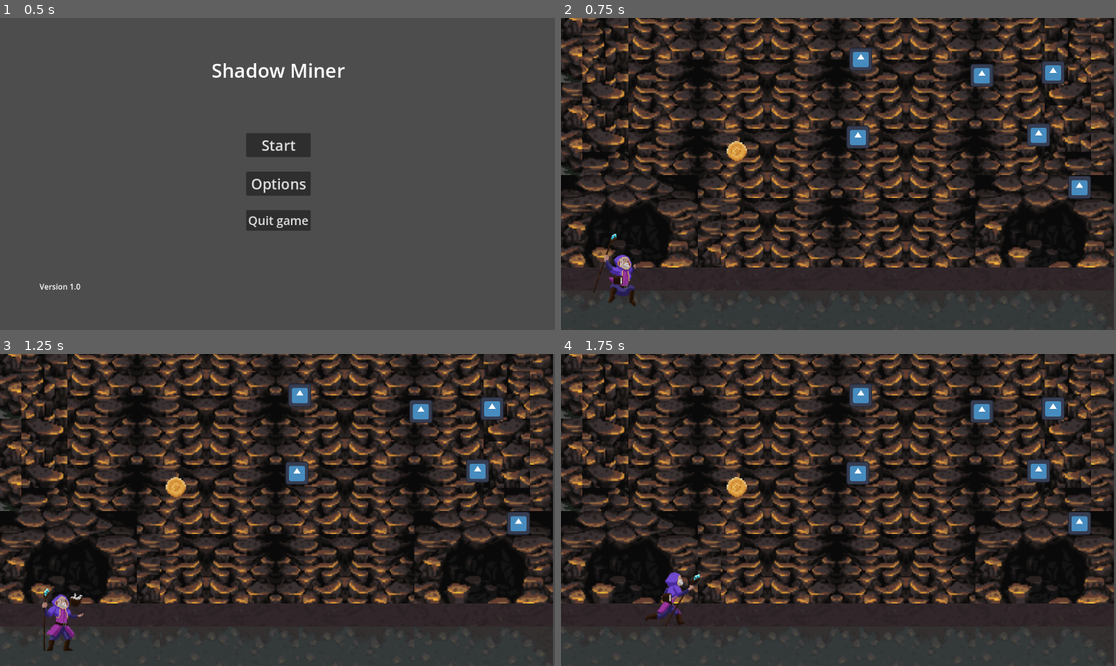
Above: before the commit, frames 1-4 (two rows, left to right).
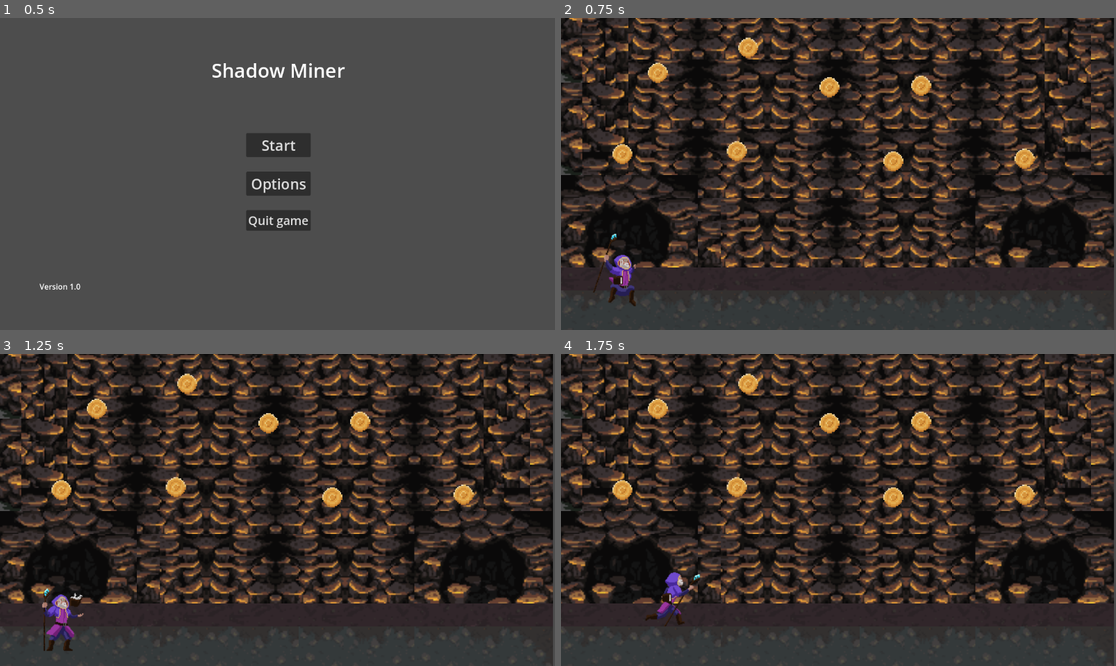
Above: after the commit, the same moments.

Repository: Aditya-1301/ShadowMiner
Game: Godot game, scene res://scenes/main_menu.tscn
The game is run twice, just before and just after one commit, with the same random seed, the same clock (stepped at 60 frames per second) and the same inputs. The engine's default icon, where the game draws it, is replaced by a stand-in: a white triangle on a blue panel in a dark square.
Inputs (mouse positions are in pixels of both pictures, inside the frame that each line leads up to):
- Up to frame 1 (0.5 s): no input
- Up to frame 2 (0.75 s): click "Start" at 0.5 s
- Up to frame 3 (1.25 s): no input
- Up to frame 4 (1.75 s): tap Enter (aim_set) at 1.25, 1.35 s; move the mouse to (960, 494) at 1.27 s; hold Right (ui_right) from 1.28 s (still down); tap Space (jump) at 1.52 s

Frame 1 is identical in both runs. In frame 2, 3.0% of the frame differs, in the area x 9-96%, y 6-58%; in frame 3, 3.0%; in frame 4, 3.0%.

Commit message:
Update Final of coin

Diff:
--- a/scenes/coin.tscn
+++ b/scenes/coin.tscn
@@ -1,7 +1,7 @@
 [gd_scene load_steps=5 format=3 uid="uid://dkd8vb1lkvea6"]
 
 [ext_resource type="Script" path="res://scripts/Coin.gd" id="1_ilwqp"]
-[ext_resource type="Texture2D" uid="uid://ba1xwehl4v7jp" path="res://assets/Items/RPGIcons.png" id="2_030sr"]
+[ext_resource type="Texture2D" uid="uid://ba1xwehl4v7jp" path="res://assets/Items/Coin/Coin.png" id="2_j02vv"]
 
 [sub_resource type="CircleShape2D" id="CircleShape2D_0ttj7"]
 radius = 27.2947
@@ -21,7 +21,7 @@
 
 [node name="Image" type="Sprite2D" parent="."]
 scale = Vector2(0.35, 0.35)
-texture = ExtResource("2_030sr")
+texture = ExtResource("2_j02vv")
 
 [node name="pickable_area" type="Area2D" parent="."]
 
@@ -29,3 +29,4 @@
 shape = SubResource("CircleShape2D_dq1w1")
 
 [node name="reappear_time" type="Timer" parent="."]
+wait_time = 10.0
--- a/scenes/stage0.tscn
+++ b/scenes/stage0.tscn
@@ -1,10 +1,9 @@
-[gd_scene load_steps=10 format=3 uid="uid://c6ncnlf15l8g3"]
+[gd_scene load_steps=9 format=3 uid="uid://c6ncnlf15l8g3"]
 
 [ext_resource type="Script" path="res://scripts/stage0.gd" id="1_8cmhc"]
 [ext_resource type="PackedScene" uid="uid://dsottsavymv0e" path="res://scenes/player.tscn" id="1_ulxur"]
 [ext_resource type="Texture2D" uid="uid://di400pwwt5pfm" path="res://assets/Backgrounds/CaveBackground.png" id="2_cbl07"]
 [ext_resource type="PackedScene" uid="uid://dkd8vb1lkvea6" path="res://scenes/coin.tscn" id="3_8t2yj"]
-[ext_resource type="PackedScene" uid="uid://bh0jnoo8dxubg" path="res://scenes/item.tscn" id="3_yfli6"]
 [ext_resource type="AudioStream" uid="uid://kcptfvybwinc" path="res://sound/Music/730344__freaklord__dark-room.ogg" id="4_vth2o"]
 
 [sub_resource type="TileSetAtlasSource" id="TileSetAtlasSource_10n1h"]
@@ -7492,45 +7491,26 @@
 [node name="Coin" parent="Items" instance=ExtResource("3_8t2yj")]
 position = Vector2(44, 62)
 
-[node name="Item3" parent="Items" instance=ExtResource("3_yfli6")]
-position = Vector2(879, 17)
-collision_layer = 9
-collision_mask = 9
+[node name="Coin2" parent="Items" instance=ExtResource("3_8t2yj")]
+position = Vector2(-175, -155)
 
-[node name="Item2" parent="Items" instance=ExtResource("3_yfli6")]
-position = Vector2(387, -193)
-collision_layer = 9
-collision_mask = 9
+[node name="Coin3" parent="Items" instance=ExtResource("3_8t2yj")]
+position = Vector2(-273, 70)
 
-[node name="Item4" parent="Items" instance=ExtResource("3_yfli6")]
-position = Vector2(992, 162)
-collision_layer = 9
-collision_mask = 9
+[node name="Coin4" parent="Items" instance=ExtResource("3_8t2yj")]
+position = Vector2(840, 83)
 
-[node name="Item5" parent="Items" instance=ExtResource("3_yfli6")]
-position = Vector2(574, -378)
-collision_layer = 9
-collision_mask = 9
+[node name="Coin5" parent="Items" instance=ExtResource("3_8t2yj")]
+position = Vector2(300, -115)
 
-[node name="Item6" parent="Items" instance=ExtResource("3_yfli6")]
-position = Vector2(253, -362)
-collision_layer = 9
-collision_mask = 9
+[node name="Coin6" parent="Items" instance=ExtResource("3_8t2yj")]
+position = Vector2(477, 90)
 
-[node name="Item7" parent="Items" instance=ExtResource("3_yfli6")]
-position = Vector2(919, -156)
-collision_layer = 9
-collision_mask = 9
+[node name="Coin7" parent="Items" instance=ExtResource("3_8t2yj")]
+position = Vector2(75, -224)
 
-[node name="Item8" parent="Items" instance=ExtResource("3_yfli6")]
-position = Vector2(722, -148)
-collision_layer = 9
-collision_mask = 9
-
-[node name="Item" parent="Items" instance=ExtResource("3_yfli6")]
-position = Vector2(379, 23)
-collision_layer = 9
-collision_mask = 9
+[node name="Coin8" parent="Items" instance=ExtResource("3_8t2yj")]
+position = Vector2(554, -119)
 
 [node name="Music" type="AudioStreamPlayer" parent="."]
 stream = ExtResource("4_vth2o")
--- a/scripts/Coin.gd
+++ b/scripts/Coin.gd
@@ -15,6 +15,7 @@
 	gravity_scale = 0
 	pickable_area.body_entered.connect(on_body_entered)
 	pickable_area.body_exited.connect(on_body_exited)
+	reappear_time.one_shot = true
 	reappear_time.connect("timeout", on_reappear_timeout)
 
 
@@ -22,19 +23,20 @@
 func _process(_delta):
 	if player_in_area:
 		hide_and_collect_coin()
+		player_in_area = false
 
 
 func hide_and_collect_coin():
+	print(value)
 	hide()
 	# Turn off collsion with player (make player unable to scan this obejct)
-	set_collision_mask_value(4, false)
+	set_collision_mask_value(1, false)
 
 	# Use coin_collected signal to get the value of the coin!
 	coin_collected.emit(value)
 
 	# Teleport to random location (in vicinity)
-	# TBD
-	coin.position = Vector2(randi_range(50, get_viewport_rect().size.x - 50), -(randi_range(-50, get_viewport_rect().size.y - 50)))
+	coin.position = Vector2(randi_range(50, get_viewport_rect().size.x - 50), -(randi_range(-50, get_viewport_rect().size.y - 100)))
 
 	# Start time until to reappera
 	reappear_time.start()
@@ -50,4 +52,5 @@
 func on_reappear_timeout() -> void:
 	# Change value to random value
 	value = randi_range(50, 100)
+	set_collision_mask_value(1, true)
 	show()
Renamed: assets/Items/RPGIcons.png -> assets/Items/Coin/Coin.png
Not shown, changed: assets/Items/Coin/Coin.png.import
Renamed: assets/Items/items.png -> assets/Items/Coin/items.png
Not shown, changed: assets/Items/Coin/items.png.import
